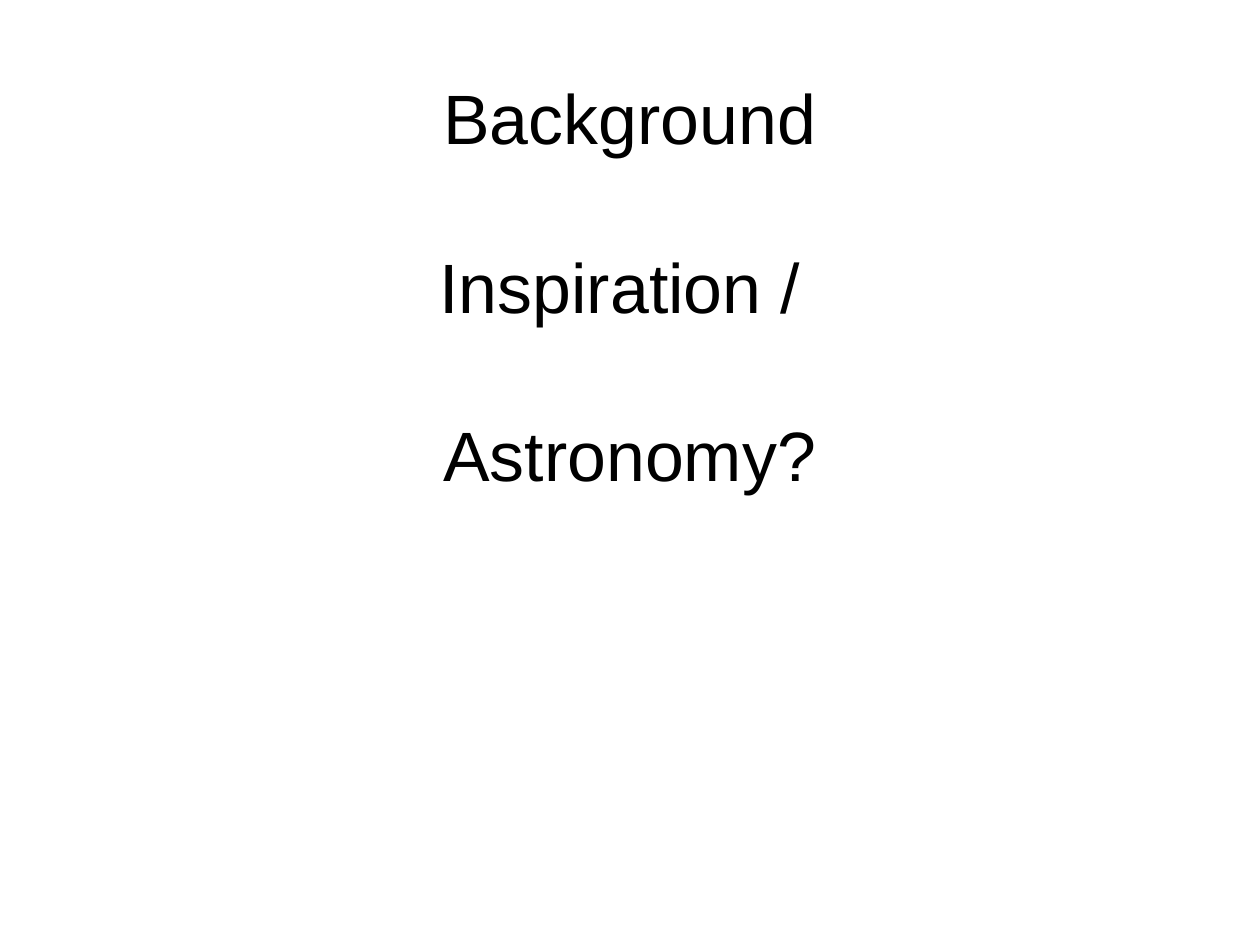
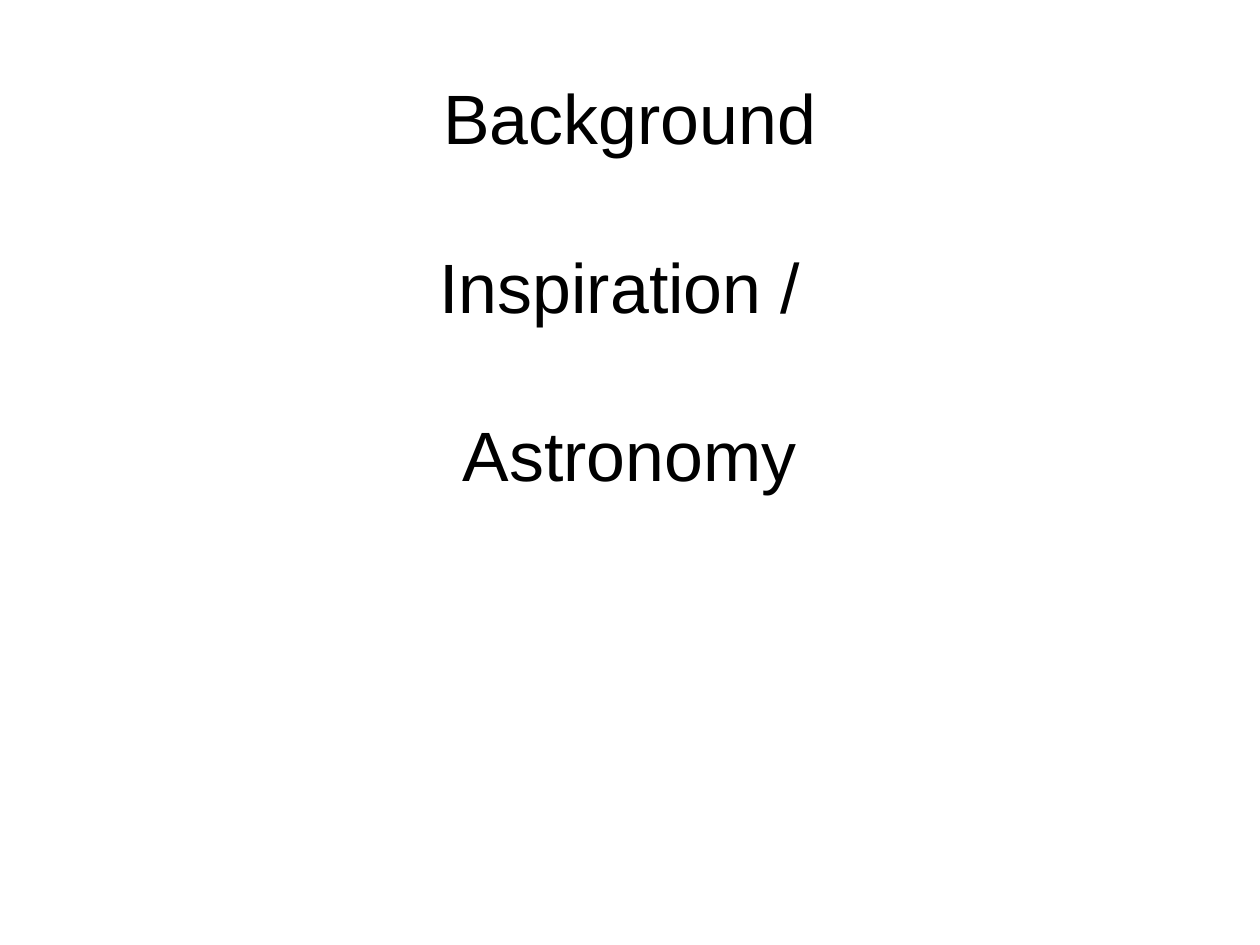
Before and after one commit to grandpascorpion/canon, a slide deck: slide 3 of goBigOrGoHome.odp. Drawn at 1260x945 pixels with LibreOffice and Linux fonts; fonts in the diff are those of the drawing. Boxes give left, top, right and bottom in pixels: in the first picture for what was removed or moved away, otherwise in the second. Text is boxed around its words. In the diff, an @@ line names an element or a change of style, - is before the commit and + after.

```diff
--- a/goBigOrGoHome.odp
+++ b/goBigOrGoHome.odp
@@ subtitle at [440, 262, 797, 494]: text changed @@
-Inspiration /
-Astronomy?
+Inspiration /
+Astronomy
```
Also in this commit, not shown: 1 slide added, 4 other files.
